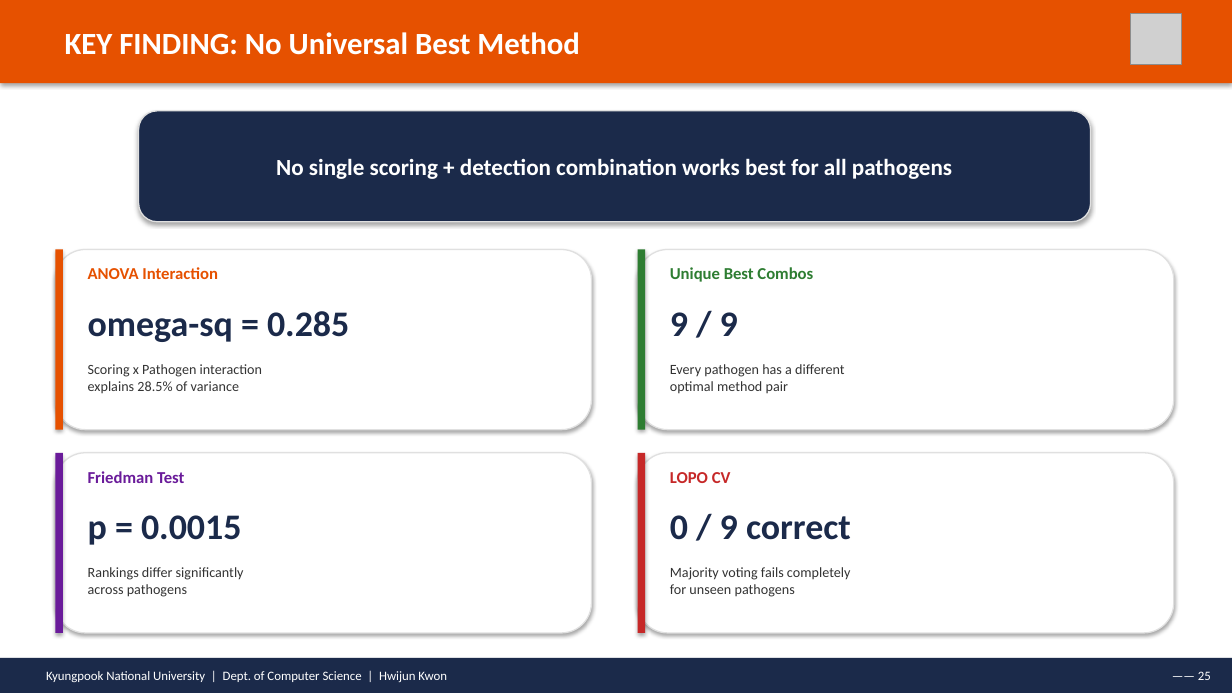
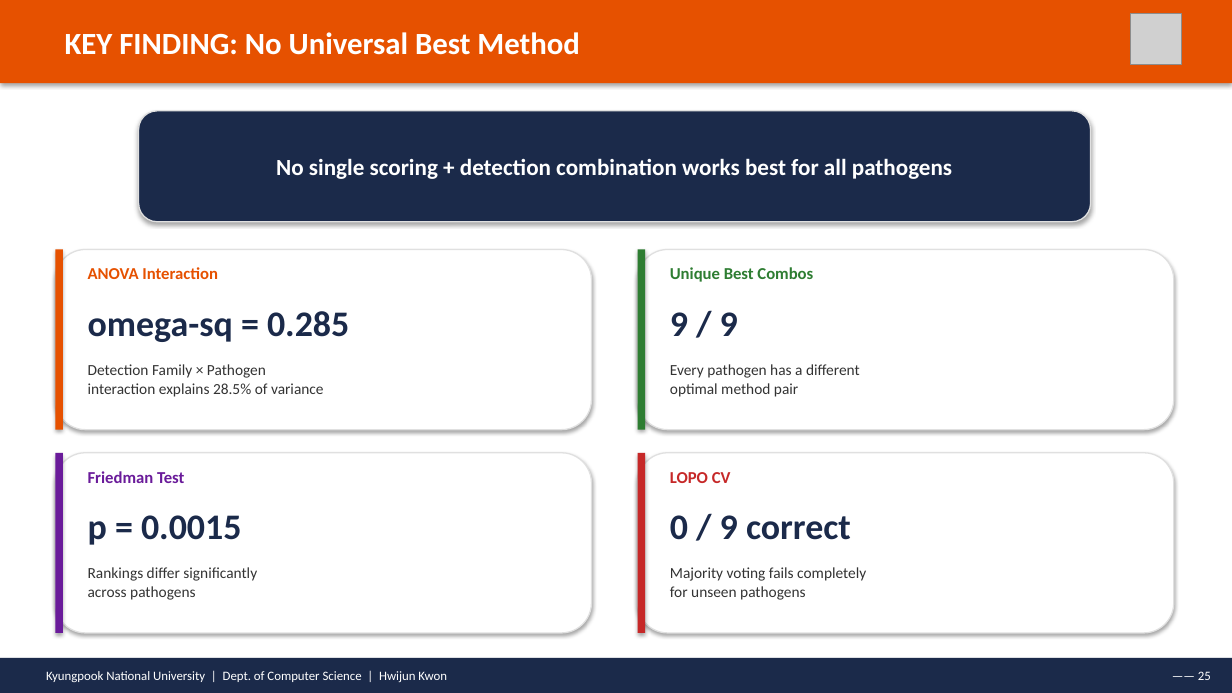
Before and after one commit to hwijunkwon/mutbench, a slide deck: slide 25 of paper/ppt/MutBench_Defense_v4.pptx. Drawn at 1232x693 pixels with LibreOffice and Linux fonts; fonts in the diff are those of the drawing; grey boxes stand for pictures. Boxes give left, top, right and bottom in pixels: in the first picture for what was removed or moved away, otherwise in the second. Text is boxed around its words. In the diff, an @@ line names an element or a change of style, - is before the commit and + after.

```diff
--- a/paper/ppt/MutBench_Defense_v4.pptx
+++ b/paper/ppt/MutBench_Defense_v4.pptx
@@ text at box(88, 364, 324, 397): text changed; size 11 to 12 pt @@
-Scoring x Pathogen interaction
-explains 28.5% of variance
+Detection Family × Pathogen
+interaction explains 28.5% of variance
@@ size 11 to 12 pt in 3 elements at box(670, 364, 860, 397), box(88, 567, 257, 600), box(670, 567, 866, 600) @@
```
Also in this commit, not shown: 19 other slides changed, 1 other file.
